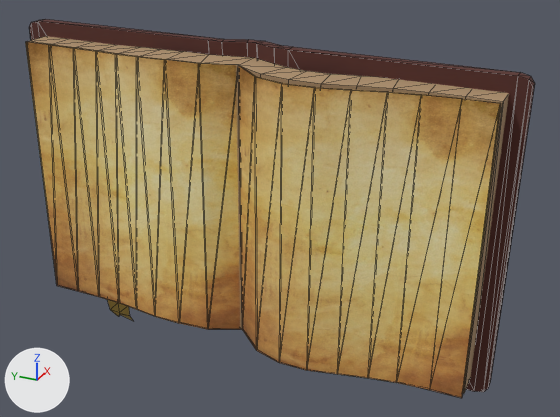
A saved change to the glTF model assets/mainMenuAssets/book.glb.
Both versions are drawn from a 50 mm camera at (-0.629, -0.284, 0.293) aimed at (-0.047, -0.022, 0.002). The axes (+X, +Y, +Z) are drawn at lower left. The lights are the same throughout. Mesh edges are drawn as thin lines. Where no turn or scale is listed for an object, it has been applied to the vertices.

The scene before the commit, as lines of its bpy script (objects in view):
```python
mat_001_3 = principled_material('.001_3')
mat_001_3.texture = img_parchment
mat_001_3.roughness = 0.821
me_ = bpy.data.meshes.new('����������_���������')
me_.from_pydata(...)  # 68 vertices, 132 faces; spans x -0.049..0.006, y -0.218..0.216, z -0.131..0.133
me_.materials.append(mat_001)  # brown #af906e
me_0 = bpy.data.meshes.new('����������_����������.0')
me_0.from_pydata(...)  # 36 vertices, 66 faces; spans x -0.062..-0.028, y -0.217..0.0, z -0.131..0.13
me_0.materials.append(mat_001_3)  # picture img_parchment
me_003 = bpy.data.meshes.new('����������_���������.003')
me_003.from_pydata(...)  # 36 vertices, 64 faces; spans x -0.085..-0.065, y 0.007..0.225, z -0.123..0.138
me_003.materials.append(mat_001_3_002)  # picture img_parchment
ob_pageleft = bpy.data.objects.new('pageleft', me_003)
ob_pageleft.location = (0.0, 0.0, 0.0)
ob_pageright = bpy.data.objects.new('pageRight', me_0)
ob_pageright.location = (-0.0365, 0.009, 0.0052)
ob_x = bpy.data.objects.new('����������_���������', me_)
ob_x.location = (-0.0365, 0.009, 0.0052)
# also in view: '����������_����������_0' at (-0.038, 0.009, 0.005)
```
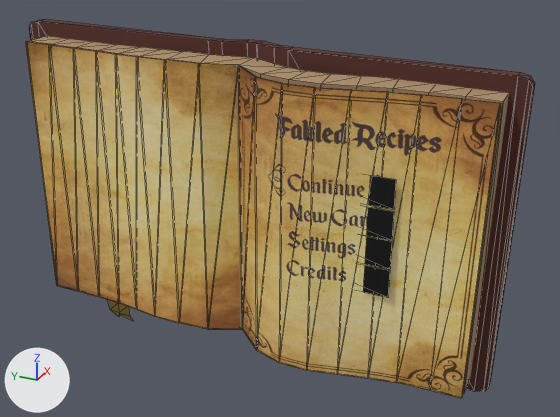
Boxes [x1, y1, x2, y2] around the edits, measured in the pictures (560 x 417 px):
'pageRight', surface changed: [239, 66, 501, 398] in both
'Continue', added (black): after [368, 175, 396, 210]
'New Game', added (black): after [366, 207, 394, 241]
'Settings', added (black): after [364, 237, 392, 269]
'Credits', added (black): after [363, 265, 390, 298]

What changed in the scene script:
```text
Add img_menucanvas:
    img_menucanvas = load_image('menuCanvas', '_unpacked/menuCanvas', 900, 1200, 'sRGB')
Change mat_001_3:
    mat_001_3.texture: img_parchment -> img_menucanvas
Add mat_material_005:
    mat_material_005 = principled_material('Material.005')
    mat_material_005.base_color = (0.0, 0.0, 0.0)  # black #000000
Add mat_material_004:
    mat_material_004 = principled_material('Material.004')
    mat_material_004.base_color = (0.0, 0.0, 0.0)  # black #000000
Add mat_material_003:
    mat_material_003 = principled_material('Material.003')
    mat_material_003.base_color = (0.0, 0.0, 0.0)  # black #000000
Add mat_material_001:
    mat_material_001 = principled_material('Material.001')
    mat_material_001.base_color = (0.0, 0.0, 0.0)  # black #000000
Add me_plane_004:
    me_plane_004.from_pydata([(0.0, -0.055, -0.0127), (0.0, -0.055, 0.0127), (0.0, 0.055, -0.0127), (0.0, 0.055, 0.0127)], [], [(0, 1, 3), (0, 3, 2)])
    me_plane_004.materials.append(mat_material_005)  # black #000000
Add me_plane_003:
    me_plane_003.from_pydata([(0.0, -0.055, -0.0127), (0.0, -0.055, 0.0127), (0.0, 0.055, -0.0127), (0.0, 0.055, 0.0127)], [], [(0, 1, 3), (0, 3, 2)])
    me_plane_003.materials.append(mat_material_004)  # black #000000
Add me_plane_002:
    me_plane_002.from_pydata([(0.0, -0.055, -0.0127), (0.0, -0.055, 0.0127), (0.0, 0.055, -0.0127), (0.0, 0.055, 0.0127)], [], [(0, 1, 3), (0, 3, 2)])
    me_plane_002.materials.append(mat_material_003)  # black #000000
Add me_plane:
    me_plane.from_pydata([(0.0, -0.055, -0.0127), (0.0, -0.055, 0.0127), (0.0, 0.055, -0.0127), (0.0, 0.055, 0.0127)], [], [(0, 1, 3), (0, 3, 2)])
    me_plane.materials.append(mat_material_001)  # black #000000
Add ob_credits:
    ob_credits = bpy.data.objects.new('Credits', me_plane_004)
    ob_credits.location = (-0.0887, -0.0838, -0.0263)
Add ob_settings:
    ob_settings = bpy.data.objects.new('Settings', me_plane_003)
    ob_settings.location = (-0.0887, -0.0838, 0.0002)
Add ob_new_game:
    ob_new_game = bpy.data.objects.new('New Game', me_plane_002)
    ob_new_game.location = (-0.0887, -0.0838, 0.0262)
Add ob_continue:
    ob_continue = bpy.data.objects.new('Continue', me_plane)
    ob_continue.location = (-0.0887, -0.0838, 0.0534)
```
